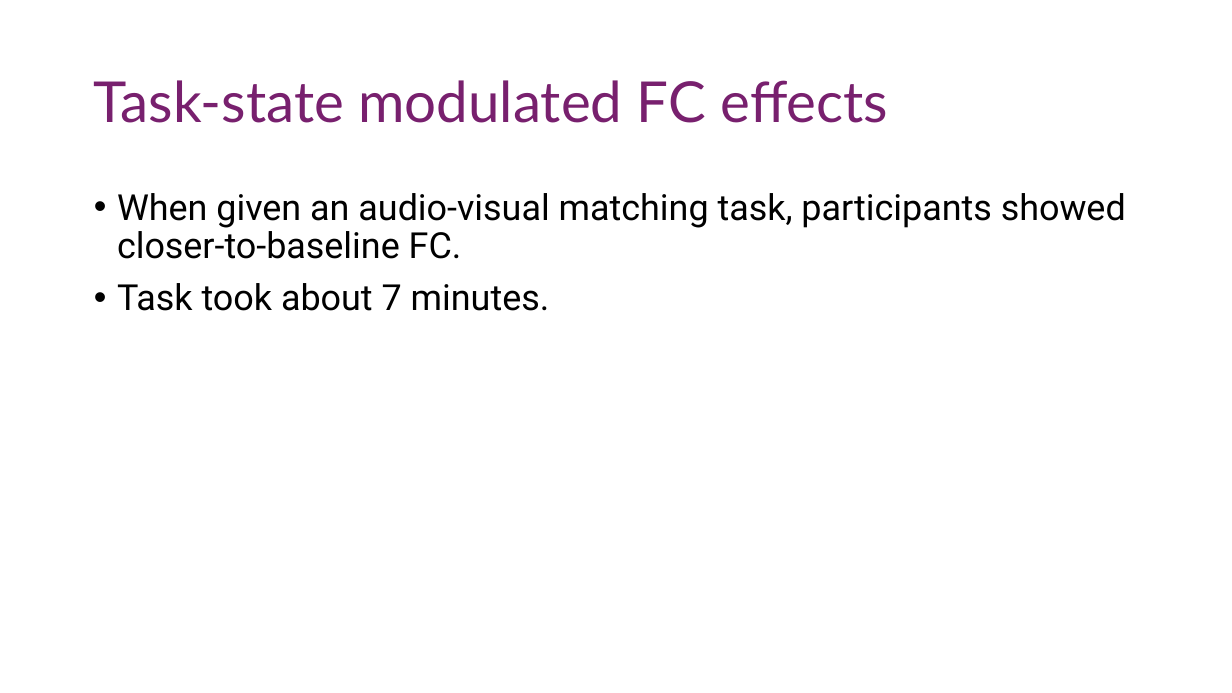
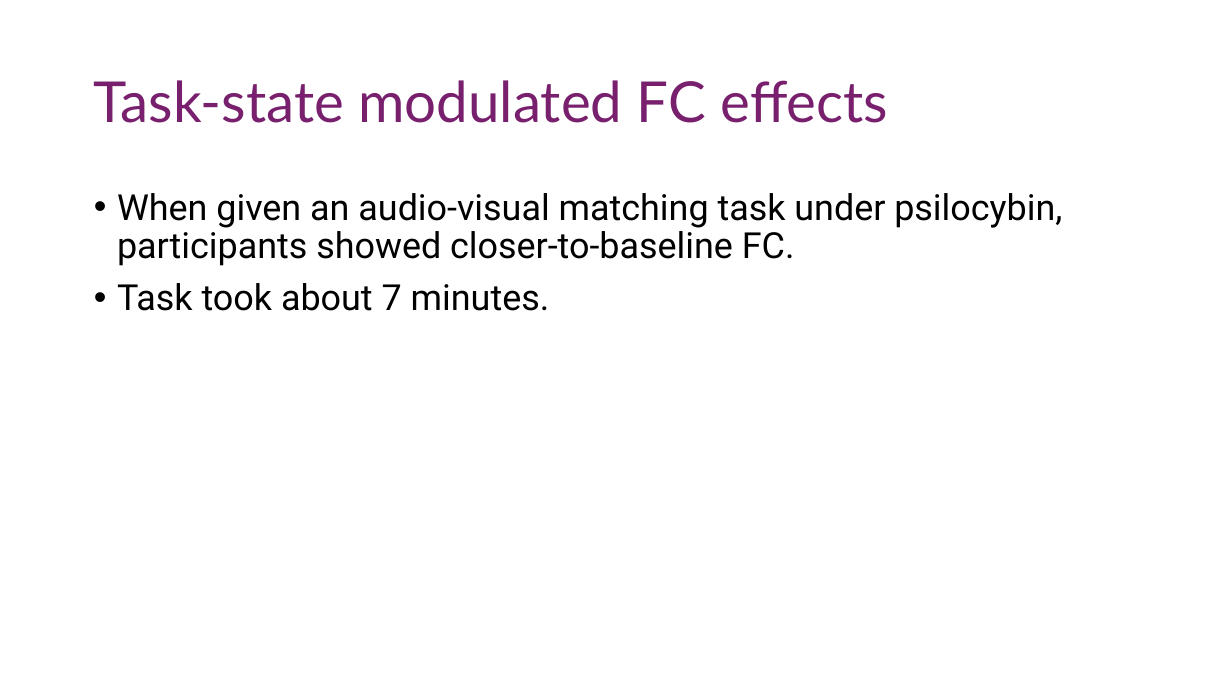
Before and after one commit to nghess/cnjc, a slide deck: slide 13 of psilocybin_fc/siegel_etal_2024.pptx. Drawn at 1232x693 pixels with LibreOffice and Linux fonts; fonts in the diff are those of the drawing. Boxes give left, top, right and bottom in pixels: in the first picture for what was removed or moved away, otherwise in the second. Text is boxed around its words. In the diff, an @@ line names an element or a change of style, - is before the commit and + after.

```diff
--- a/psilocybin_fc/siegel_etal_2024.pptx
+++ b/psilocybin_fc/siegel_etal_2024.pptx
@@ text at <box>117,193,1062,266</box>: text changed @@
-• When given an audio-visual matching task, participants showed closer-to-baseline FC.
+• When given an audio-visual matching task under psilocybin, participants showed closer-to-baseline FC.
```
Also in this commit, not shown: 3 other slides changed, 3 other files.
